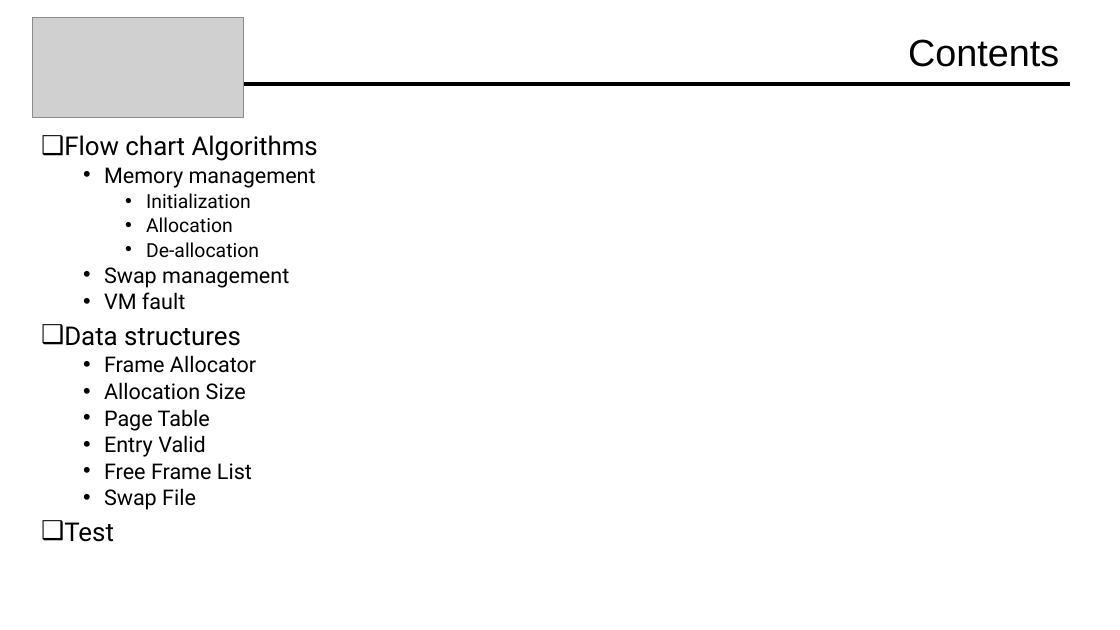
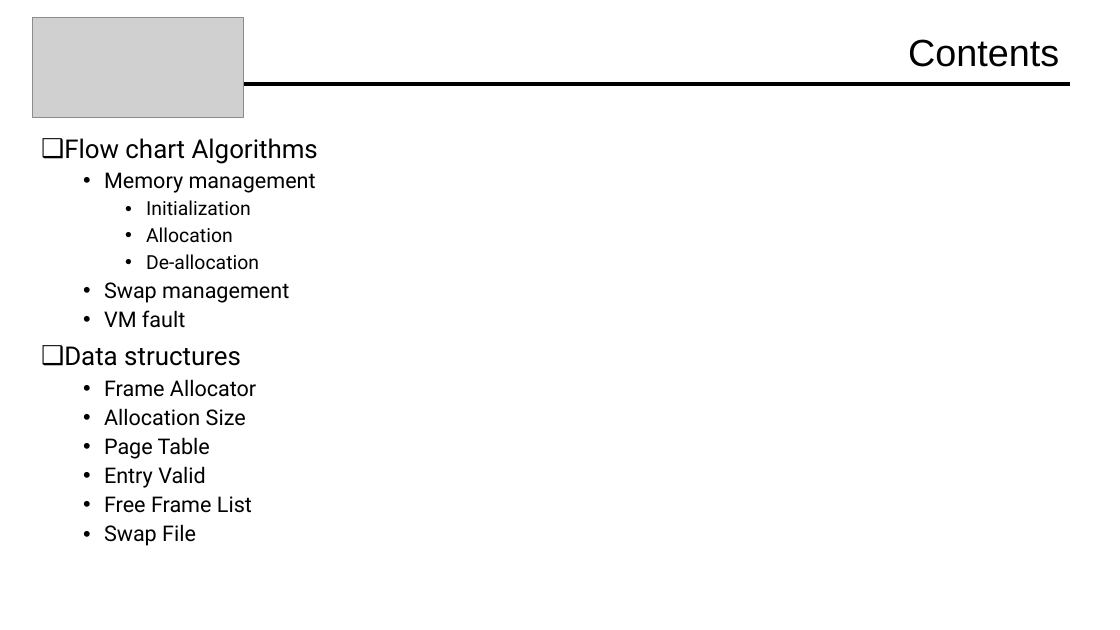
Before and after one commit to Davide619/OS161, a slide deck: slide 2 of Presentazione Progetto OS161.pptx. Drawn at 1120x630 pixels with LibreOffice and Linux fonts; fonts in the diff are those of the drawing; grey boxes stand for pictures. Boxes give left, top, right and bottom in pixels: in the first picture for what was removed or moved away, otherwise in the second. Text is boxed around its words. In the diff, an @@ line names an element or a change of style, - is before the commit and + after.

```diff
--- a/Presentazione Progetto OS161.pptx
+++ b/Presentazione Progetto OS161.pptx
@@ text "Flow chart Algorithms" at box(64, 138, 318, 546): line spacing 0.8 to 0.9 @@
@@ text at box(64, 522, 114, 542): paragraph removed @@
-❑ Test
```
Also in this commit, not shown: 5 other slides changed, 4 slides removed.
